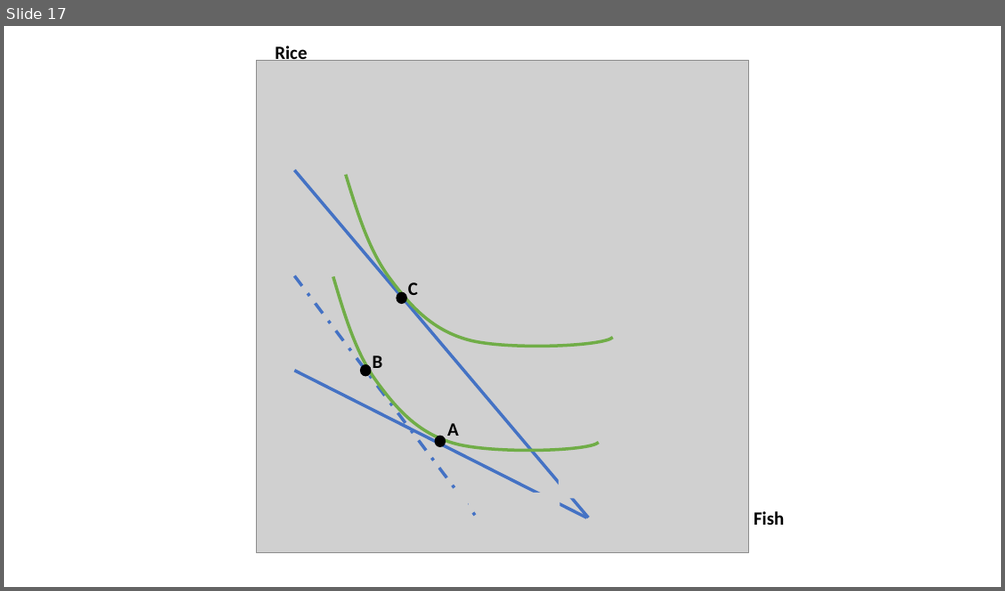
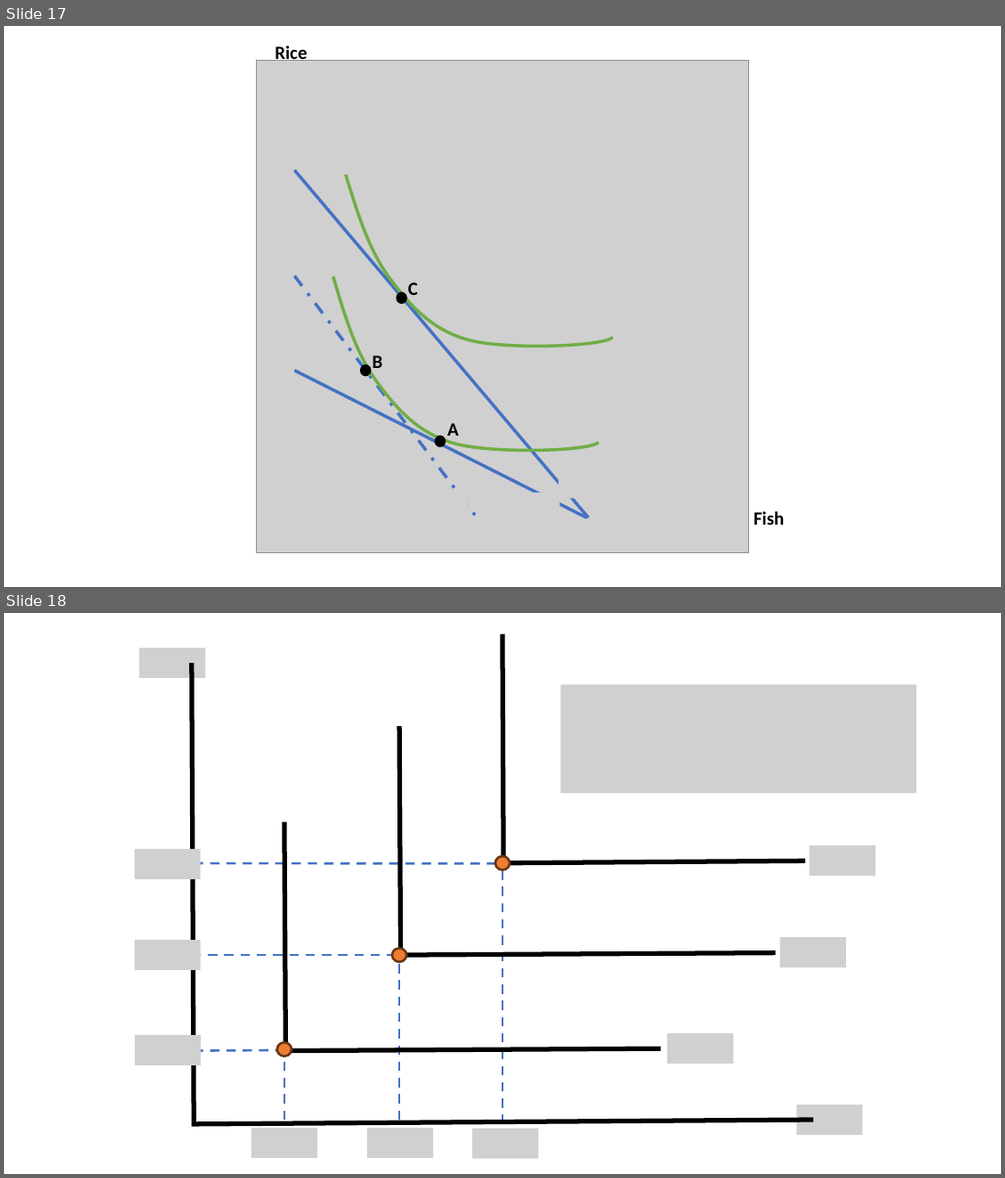
Before and after one commit to jrojas1003/EC-311, a slide deck: Slides/graph-maker.pptx. Shown one above the other, each under a label of ours: slide 17 before the commit, slides 17 and 18 after it. The pictures are 1005x591 and 1005x1178 pixels, drawn with LibreOffice and Linux fonts; fonts in the diff are those of the drawing; grey boxes stand for pictures. Boxes give left, top, right and bottom in pixels: in the first picture for what was removed or moved away, otherwise in the second. Text is boxed around its words. In the diff, an @@ line names an element or a change of style, - is before the commit and + after.

```diff
--- a/Slides/graph-maker.pptx
+++ b/Slides/graph-maker.pptx
@@ slide 18 added at (4,613,1001,1174), background #FFFFFF @@
@@ freeform shape added at (502,634,806,863), outline #000000 4.5 pt @@
@@ picture added at (139,648,205,678) @@
@@ freeform shape added at (192,663,813,1125), outline #000000 4.5 pt @@
@@ picture added at (561,685,917,793) @@
@@ freeform shape added at (399,726,776,955), outline #000000 4.5 pt @@
@@ freeform shape added at (284,821,661,1051), outline #000000 4.5 pt @@
@@ picture added at (134,849,200,878) @@
@@ picture added at (809,845,875,876) @@
@@ line added from (194, 863) to (502, 863), #4472C4 2.25 pt dashed @@
@@ ellipse added at (495,856,510,869), fill #ED7D31, outline #683715 2.25 pt @@
@@ line added from (502, 1124) to (502, 863), #4472C4 2.25 pt dashed @@
@@ picture added at (134,940,200,970) @@
@@ line added from (192, 955) to (399, 955), #4472C4 2.25 pt dashed @@
@@ ellipse added at (392,948,406,962), fill #ED7D31, outline #683715 2.25 pt @@
@@ picture added at (780,938,846,967) @@
@@ line added from (399, 1120) to (399, 962), #4472C4 2.25 pt dashed @@
@@ picture added at (135,1035,201,1064) @@
@@ picture added at (667,1033,733,1063) @@
@@ line added from (194, 1051) to (284, 1050), #4472C4 2.25 pt dashed @@
@@ ellipse added at (277,1042,291,1055), fill #ED7D31, outline #683715 2.25 pt @@
@@ line added from (284, 1120) to (284, 1056), #4472C4 2.25 pt dashed @@
@@ picture added at (797,1104,863,1135) @@
@@ picture added at (251,1127,317,1158) @@
@@ picture added at (367,1127,433,1158) @@
@@ picture added at (472,1128,538,1159) @@
```
Also in this commit, not shown: 1 slide removed.
